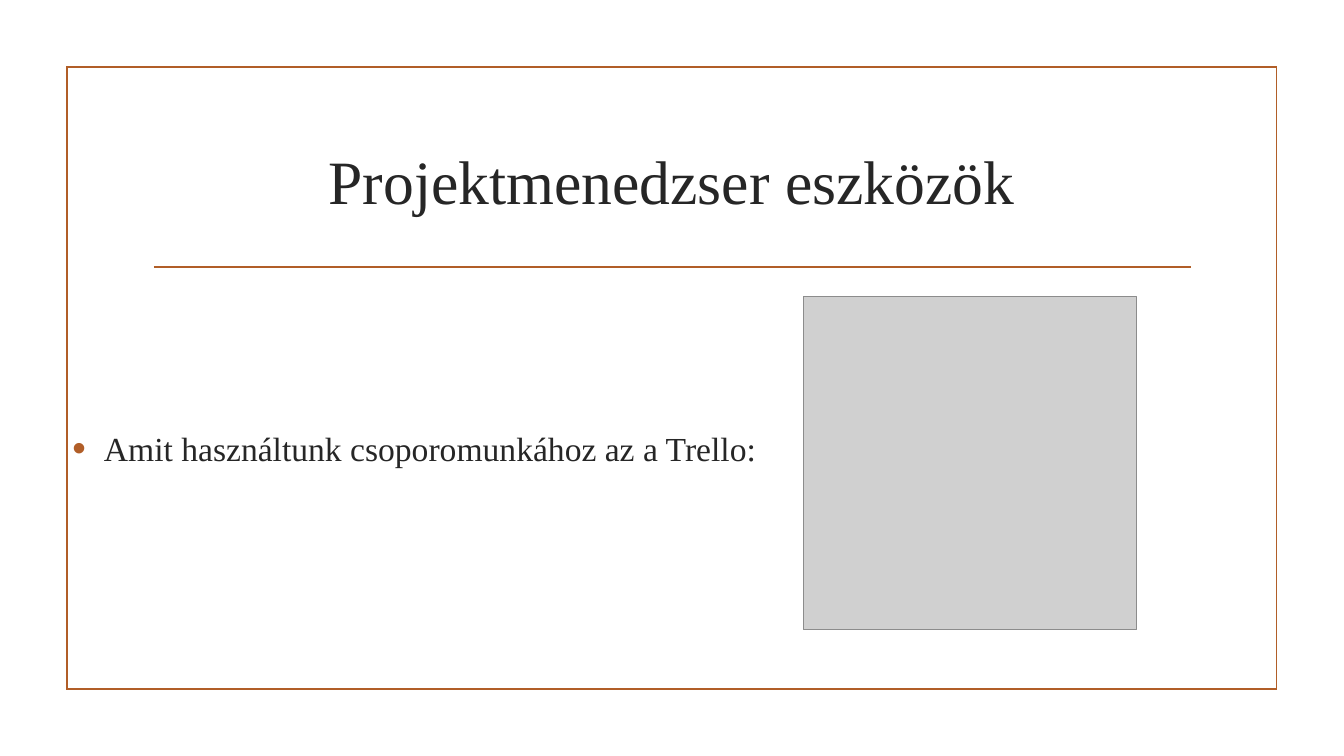
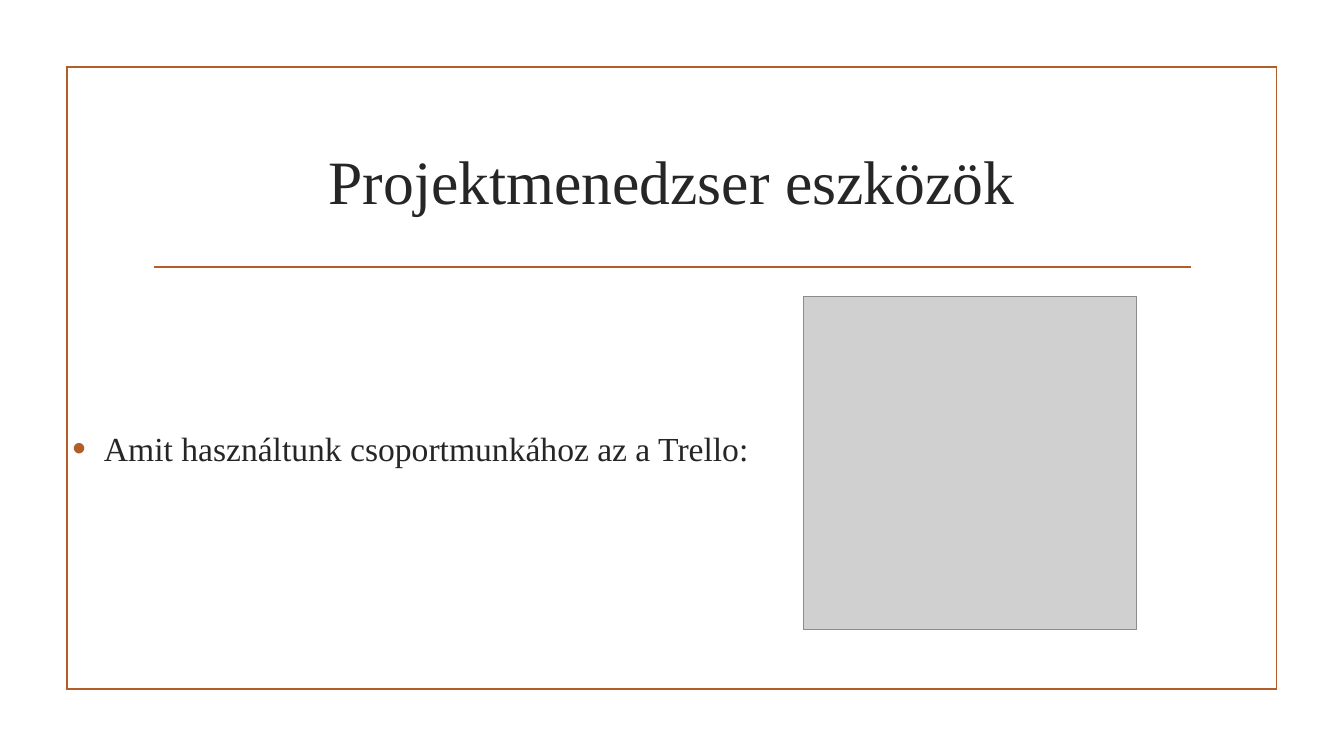
Before and after one commit to MolnarMark-HUN/Project, a slide deck: slide 2 of Projekt prezi.pptx. Drawn at 1344x756 pixels with LibreOffice and Linux fonts; fonts in the diff are those of the drawing; grey boxes stand for pictures; background and template pictures are left out. Boxes give left, top, right and bottom in pixels: in the first picture for what was removed or moved away, otherwise in the second. Text is boxed around its words. In the diff, an @@ line names an element or a change of style, - is before the commit and + after.

```diff
--- a/Projekt prezi.pptx
+++ b/Projekt prezi.pptx
@@ text at [104, 437, 748, 467]: text changed @@
-• Amit használtunk csoporomunkához az a Trello:
+• Amit használtunk csoportmunkához az a Trello:
```
Also in this commit, not shown: 6 other slides changed, 9 slides added.
